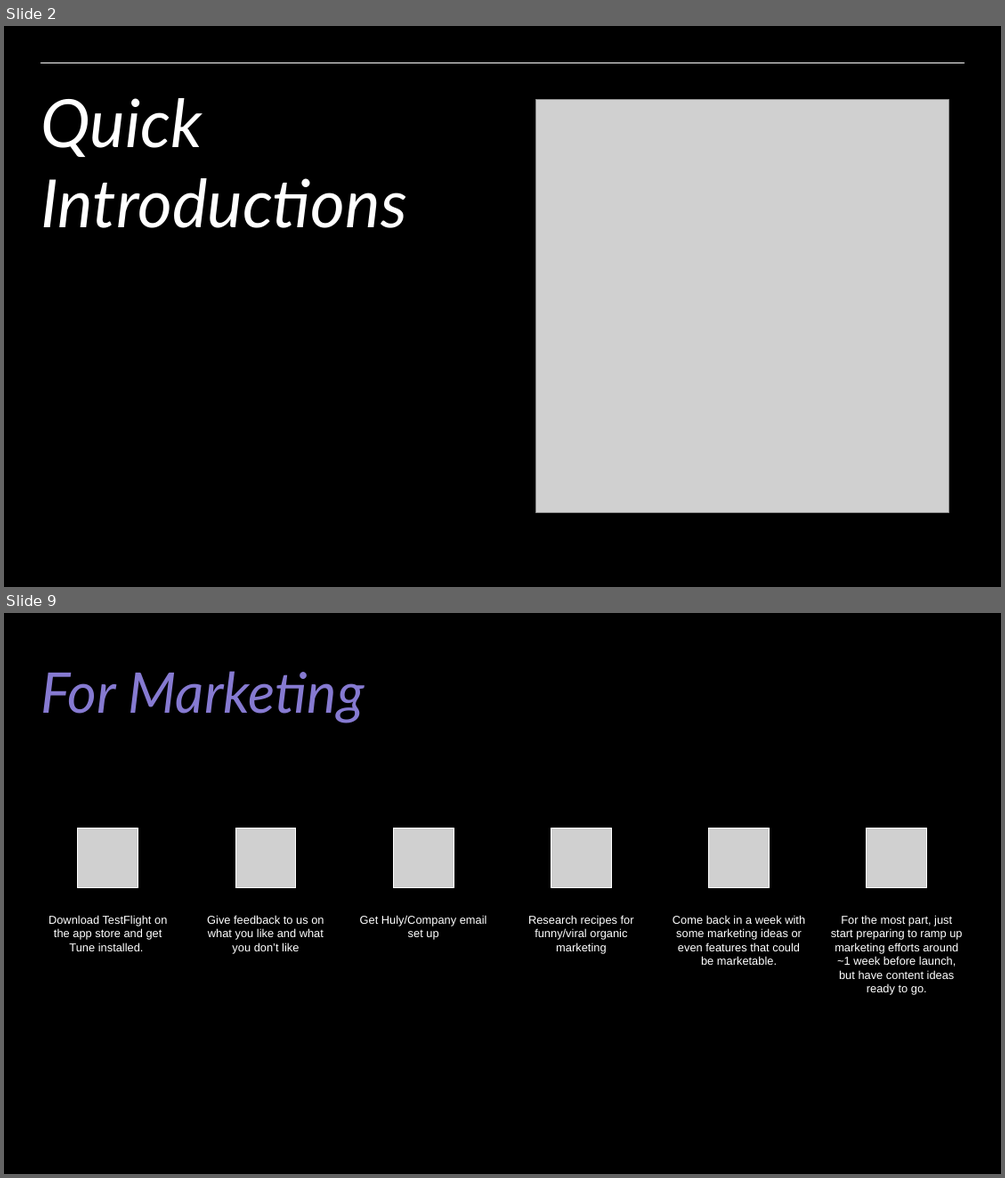
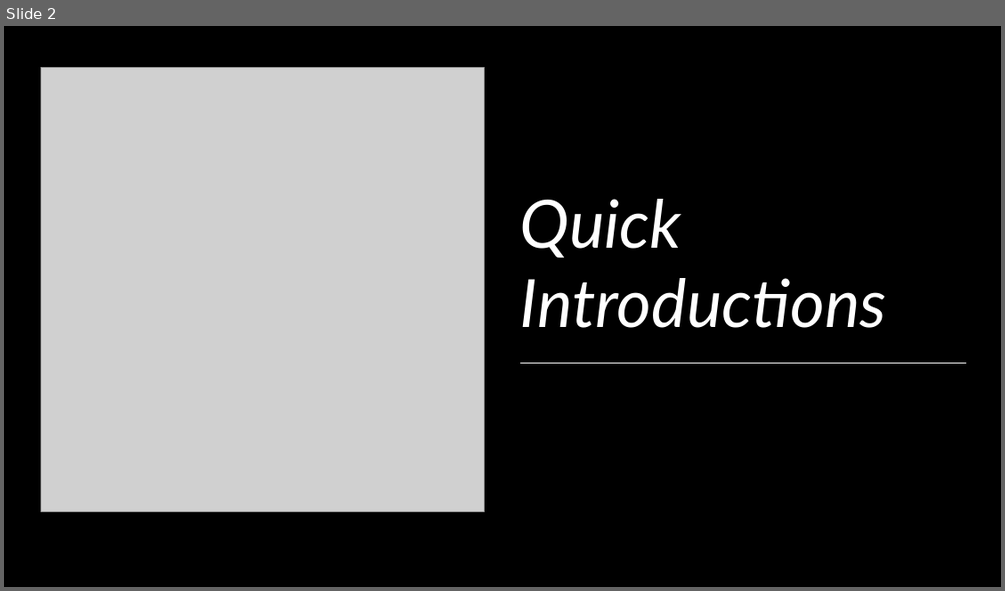
Before and after one commit to NickKasten/Kasmajonesattoni, a slide deck: Datathon_Presentation.pptx. Shown one above the other, each under a label of ours: slides 2 and 9 before the commit, slide 2 after it; the slides between them are not shown. The pictures are 1005x1178 and 1005x591 pixels, drawn with LibreOffice and Linux fonts; fonts in the diff are those of the drawing; grey boxes stand for pictures. Boxes give left, top, right and bottom in pixels: in the first picture for what was removed or moved away, otherwise in the second. Text is boxed around its words. In the diff, an @@ line names an element or a change of style, - is before the commit and + after.

```diff
--- a/Datathon_Presentation.pptx
+++ b/Datathon_Presentation.pptx
@@ slide 9 removed at [4,613,1001,1174], background #000000 @@
@@ title removed at [40,671,364,723] @@
-For Marketing
@@ group removed at [48,827,962,995]: 6 pictures, 6 texts @@
-Download TestFlight on the app store and get Tune installed.
-Give feedback to us on what you like and what you don’t like
-Get Huly/Company email set up
-Research recipes for funny/viral organic marketing
-Come back in a week with some marketing ideas or even features that could be marketable.
-For the most part, just start preparing to ramp up marketing efforts around ~1 week before launch, but have content ideas ready to go.
@@ slide 2 changed as well @@
@@ picture: place and size @@
-picture at [535,99,948,512]
+picture at [40,68,484,511]
@@ line removed from (40, 62) to (964, 62) @@
@@ title "Quick Introductions": place and size @@
-title "Quick Introductions" at [40,98,407,228]
+title "Quick Introductions" at [520,199,887,328]
@@ line added from (521, 363) to (966, 363), #FFFFFF 0.5 pt @@
```
Also in this commit, not shown: 1 other slide changed, 8 slides added, 8 other slides removed.
